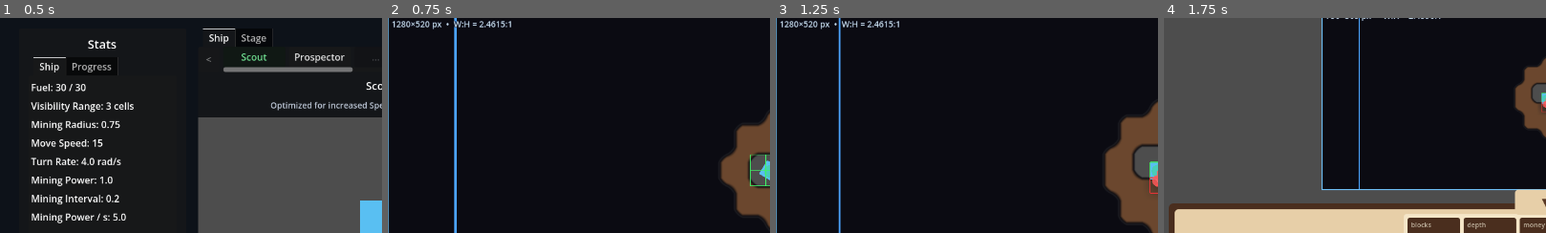
Above: before the commit, frames 1-4 (left to right).
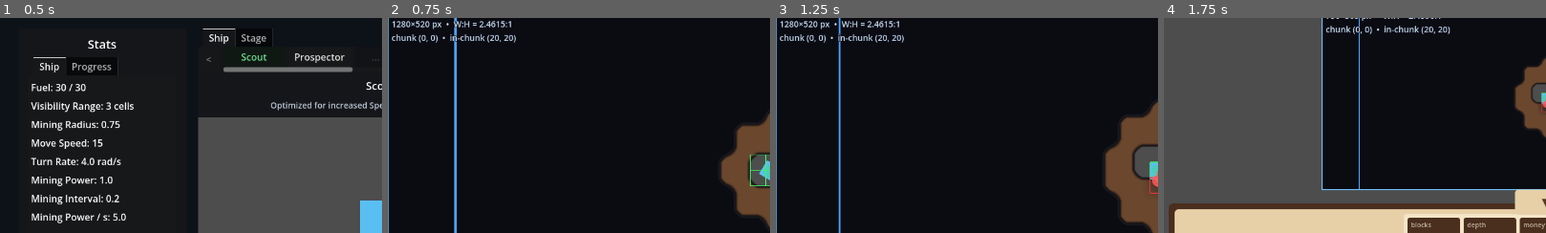
Above: after the commit, the same moments.

Repository: caboyd/blast_game
Game: Godot game, scene res://scenes/prep/Prep.tscn
Same seed, same stepped clock (60 frames per second), same inputs: the game is played once before the commit and once after it.
Inputs:
- Up to frame 1 (0.5 s): no input
- Up to frame 2 (0.75 s): click "Start Mission" at 0.5 s
- Up to frame 3 (1.25 s): no input
- Up to frame 4 (1.75 s): click "▲" at 1.25 s
The pictures show only the part of the screen within x 0-50%, y 9-59%; the shares and areas given below are measured in that part.

Frame 1 is identical in both runs. In frame 2, 0.5% of the frame differs, in the area x 1-34%, y 7-12%; in frame 3, 0.5%; in frame 4, 0.6%, in the area x 42-75%, y 3-8%.

Commit message:
Add GenerationMonument and MonumentLaserTurret for enhanced gameplay mechanics
- Introduced GenerationMonument class to represent a new structure in the game, including setup and turret management.
- Added MonumentLaserTurret class for turret functionality, enabling targeting and firing mechanics.
- Updated MiningWorld to incorporate new resource type (Ruby) and adjusted chunk generation logic to include the GenerationMonument.
- Enhanced Planet1 scene layout and viewport information for improved user experience.

Diff:
--- a/scenes/planets/Planet1.tscn
+++ b/scenes/planets/Planet1.tscn
@@ -82,7 +82,7 @@
 offset_left = 6.0
 offset_top = 4.0
 offset_right = 400.0
-offset_bottom = 28.0
+offset_bottom = 46.0
 theme_override_colors/font_color = Color(0.85, 0.95, 1, 0.9)
 theme_override_colors/font_outline_color = Color(0.05, 0.05, 0.12, 0.9)
 theme_override_constants/outline_size = 4
--- a/scripts/planets/Planet1.gd
+++ b/scripts/planets/Planet1.gd
@@ -53,6 +53,7 @@
 		_mining_world.stage_id = planet_id
 	if _ship and _mining_world:
 		_ship.grid = _mining_world
+		_mining_world.attach_planet1_stage_content(_ship)
 		# Hull origin at the middle of chunk (0,0) in grid/world space.
 		var spawn_world: Vector2 = MiningWorld.get_chunk_center_world(Vector2i.ZERO)
 		_ship.position = spawn_world
@@ -261,9 +262,26 @@
 	if _game_camera != null and w > 0 and h > 0:
 		var z: float = float(mini(w, h)) / (CELL_SIZE_PX * float(CELLS_PER_HALF_VIEW * 2))
 		_game_camera.zoom = Vector2(z, z)
-	if _viewport_info != null:
-		var r := float(w) / float(h) if h != 0 else 0.0
-		_viewport_info.text = "%d×%d px  •  W:H = %.4f:1" % [w, h, r]
+	_refresh_viewport_info()
+
+
+func _refresh_viewport_info() -> void:
+	if _viewport_info == null:
+		return
+	var w: int = _vp_w
+	var h: int = _vp_h
+	var r: float = float(w) / float(h) if h != 0 else 0.0
+	var line1: String = "%d×%d px  •  W:H = %.4f:1" % [w, h, r]
+	if _mining_world != null and _ship != null:
+		var chunk: Vector2i = _mining_world.get_chunk_for_world_pos(_ship.global_position)
+		var cell: Vector2i = _mining_world.world_pos_to_cell(_ship.global_position)
+		var lx: int = cell.x - chunk.x * MiningWorld.CHUNK_SIZE
+		var ly: int = cell.y - chunk.y * MiningWorld.CHUNK_SIZE
+		_viewport_info.text = "%s\nchunk (%d, %d)  •  in-chunk (%d, %d)" % [
+			line1, chunk.x, chunk.y, lx, ly,
+		]
+	else:
+		_viewport_info.text = line1
 
 
 func _physics_process(_delta: float) -> void:
@@ -276,3 +294,4 @@
 	var half := Vector2(float(_vp_w) / (2.0 * z), float(_vp_h) / (2.0 * z))
 	var r := Rect2(_ship.global_position - half, half * 2.0)
 	_mining_world.set_camera_view_world_rect(r)
+	_refresh_viewport_info()
--- /dev/null
+++ b/scripts/world/GenerationMonument.gd
@@ -0,0 +1,50 @@
+class_name GenerationMonument
+extends Node2D
+
+## 5×5 cells on grid; half-extent in pixels (2.5 × cell).
+const BUILDING_HALF_PX: float = 2.5 * MiningWorld.CELL_SIZE_PX
+const PULSE_INTERVAL_S: float = 1.0
+
+var _ship: ShipBase
+var _turrets: Array[MonumentLaserTurret] = []
+var _pulse_accum: float = 0.0
+
+
+func setup(ship: ShipBase, center_world: Vector2) -> void:
+	_ship = ship
+	global_position = center_world
+	z_index = 1
+
+	var poly := Polygon2D.new()
+	poly.color = Color(0.48, 0.74, 0.96, 0.78)
+	poly.polygon = PackedVector2Array([
+		Vector2(-BUILDING_HALF_PX, -BUILDING_HALF_PX),
+		Vector2(BUILDING_HALF_PX, -BUILDING_HALF_PX),
+		Vector2(BUILDING_HALF_PX, BUILDING_HALF_PX),
+		Vector2(-BUILDING_HALF_PX, BUILDING_HALF_PX),
+	])
+	add_child(poly)
+
+	var corners: Array[Vector2] = [
+		Vector2(-BUILDING_HALF_PX, -BUILDING_HALF_PX),
+		Vector2(BUILDING_HALF_PX, -BUILDING_HALF_PX),
+		Vector2(BUILDING_HALF_PX, BUILDING_HALF_PX),
+		Vector2(-BUILDING_HALF_PX, BUILDING_HALF_PX),
+	]
+	for c: Vector2 in corners:
+		var t := MonumentLaserTurret.new()
+		t.position = c
+		t.setup(ship)
+		add_child(t)
+		_turrets.append(t)
+	set_process(true)
+
+
+func _process(delta: float) -> void:
+	if _ship == null or not is_instance_valid(_ship):
+		return
+	_pulse_accum += delta
+	if _pulse_accum >= PULSE_INTERVAL_S:
+		_pulse_accum -= PULSE_INTERVAL_S
+		for t in _turrets:
+			t.pulse_fire_if_in_range()
--- a/scripts/world/MiningWorld.gd
+++ b/scripts/world/MiningWorld.gd
@@ -9,10 +9,11 @@
 const TYPE_STONE := 2
 const TYPE_GOLD := 3
 const TYPE_FUEL := 4
-const TYPE_COUNT := 5
-
-static var TYPE_MAX_HP: PackedInt32Array = PackedInt32Array([0, 5, 50, 5, 1])
-static var TYPE_MONEY: PackedInt32Array = PackedInt32Array([0, 1, 2, 15, 0])
+const TYPE_RUBY := 5
+const TYPE_COUNT := 6
+
+static var TYPE_MAX_HP: PackedInt32Array = PackedInt32Array([0, 5, 50, 5, 1, 100])
+static var TYPE_MONEY: PackedInt32Array = PackedInt32Array([0, 1, 2, 15, 0, 1000])
 static var TYPE_COLOR: PackedColorArray = PackedColorArray([
 	Color(0.0, 0.0, 0.0, 0.0),
 	Color(0.42, 0.28, 0.18, 1.0),
@@ -20,10 +21,18 @@
 	Color(1.0, 0.82, 0.2, 1.0),
 	# Shader uses dedicated fuel look; keep brown for any CPU fallbacks.
 	Color(0.22, 0.15, 0.10, 1.0),
+	Color(0.92, 0.18, 0.38, 1.0),
 ])
+
+## Planet 1 “generation monument”: hollow 5×5 (non-solid shell) + ruby center cell.
+const PLANET1_GENERATION_MONUMENT_CHUNK := Vector2i(0, 2)
+const PLANET1_GENERATION_MONUMENT_CENTER_CELL := Vector2i(20, 100)
+const PLANET1_GENERATION_MONUMENT_RADIUS_CELLS := 2
 
 const SHADER_TYPE_COLOR_MAX := 8
 const APRON_COLUMNS := 0
+
+const _GENERATION_MONUMENT_SCRIPT: GDScript = preload("res://scripts/world/GenerationMonument.gd")
 
 
 ## World-space center of the square covered by one chunk (`CHUNK_SIZE` cells per side).
@@ -72,12 +81,16 @@
 var _reveal_dirty_chunks: Dictionary = {} # Vector2i -> true
 var _reveal_save_accum: float = 0.0
 
+var _planet1_generation_monument: Node2D = null
+
 @onready var _world_visual: Sprite2D = $WorldVisual
 @onready var _fog_visual: Sprite2D = $FogVisual
 
 
 func _ready() -> void:
 	_init_visuals()
+	if _fog_visual:
+		_fog_visual.z_index = 2
 	_load_persisted_reveals()
 	set_process(true)
 
@@ -253,6 +266,44 @@
 		chunk_data["fuel_anchor"] = Vector2i(fax, fay)
 	_chunks[chunk] = chunk_data
 	_apply_static_overrides_for_chunk(chunk)
+	_stamp_planet1_generation_monument_chunk(chunk)
+
+
+func _stamp_planet1_generation_monument_chunk(chunk: Vector2i) -> void:
+	if stage_id != &"planet1":
+		return
+	if chunk != PLANET1_GENERATION_MONUMENT_CHUNK:
+		return
+	var data: Dictionary = _chunks[chunk]
+	var cells: PackedByteArray = data["cells"]
+	var hparr: PackedByteArray = data["hp"]
+	var ruby_hp: int = clampi(int(TYPE_MAX_HP[TYPE_RUBY]), 0, 255)
+	var cc: Vector2i = PLANET1_GENERATION_MONUMENT_CENTER_CELL
+	for dy in range(-PLANET1_GENERATION_MONUMENT_RADIUS_CELLS, PLANET1_GENERATION_MONUMENT_RADIUS_CELLS + 1):
+		for dx in range(-PLANET1_GENERATION_MONUMENT_RADIUS_CELLS, PLANET1_GENERATION_MONUMENT_RADIUS_CELLS + 1):
+			var wc: Vector2i = Vector2i(cc.x + dx, cc.y + dy)
+			var idx: int = _cell_to_local_in_chunk(wc, chunk)
+			if dx == 0 and dy == 0:
+				cells[idx] = TYPE_RUBY
+				hparr[idx] = ruby_hp
+			else:
+				cells[idx] = TYPE_EMPTY
+				hparr[idx] = 0
+
+
+func attach_planet1_stage_content(ship: ShipBase) -> void:
+	if stage_id != &"planet1":
+		return
+	_ensure_chunk(PLANET1_GENERATION_MONUMENT_CHUNK)
+	if _planet1_generation_monument != null:
+		return
+	var cc: Vector2i = PLANET1_GENERATION_MONUMENT_CENTER_CELL
+	var cw: Vector2 = cell_top_left_world(cc) + Vector2(CELL_SIZE_PX * 0.5, CELL_SIZE_PX * 0.5)
+	var mon = _GENERATION_MONUMENT_SCRIPT.new()
+	mon.name = "GenerationMonumentChunk02"
+	mon.setup(ship, cw)
+	add_child(mon)
+	_planet1_generation_monument = mon
 
 
 func _apply_static_overrides_for_chunk(chunk: Vector2i) -> void:
@@ -312,6 +363,7 @@
 		{"type_id": TYPE_STONE, "label": "Stone"},
 		{"type_id": TYPE_GOLD, "label": "Gold"},
 		{"type_id": TYPE_FUEL, "label": "Fuel cell"},
+		{"type_id": TYPE_RUBY, "label": "Ruby"},
 	]
 
 
--- /dev/null
+++ b/scripts/world/MonumentLaserTurret.gd
@@ -0,0 +1,38 @@
+class_name MonumentLaserTurret
+extends Node2D
+
+const ATTACK_RADIUS_CELLS: float = 6.0
+const FUEL_PER_HIT: float = 2.0
+const BEAM_DURATION_S: float = 0.12
+
+var _ship: Node2D
+var _beam_ttl: float = 0.0
+
+
+func setup(ship: Node2D) -> void:
+	_ship = ship
+	set_process(true)
+
+
+func pulse_fire_if_in_range() -> void:
+	if _ship == null or not is_instance_valid(_ship):
+		return
+	var r: float = ATTACK_RADIUS_CELLS * MiningWorld.CELL_SIZE_PX
+	if global_position.distance_to(_ship.global_position) > r:
+		return
+	GameStatistics.consume_fuel(FUEL_PER_HIT)
+	_beam_ttl = BEAM_DURATION_S
+	queue_redraw()
+
+
+func _process(delta: float) -> void:
+	if _beam_ttl > 0.0:
+		_beam_ttl = maxf(0.0, _beam_ttl - delta)
+		queue_redraw()
+
+
+func _draw() -> void:
+	if _ship == null or not is_instance_valid(_ship) or _beam_ttl <= 0.0:
+		return
+	var to_ship: Vector2 = to_local(_ship.global_position)
+	draw_line(Vector2.ZERO, to_ship, Color(0.95, 0.12, 0.1, 0.9), 2.0)
Not shown, added: scripts/world/GenerationMonument.gd.uid
Not shown, added: scripts/world/MonumentLaserTurret.gd.uid
